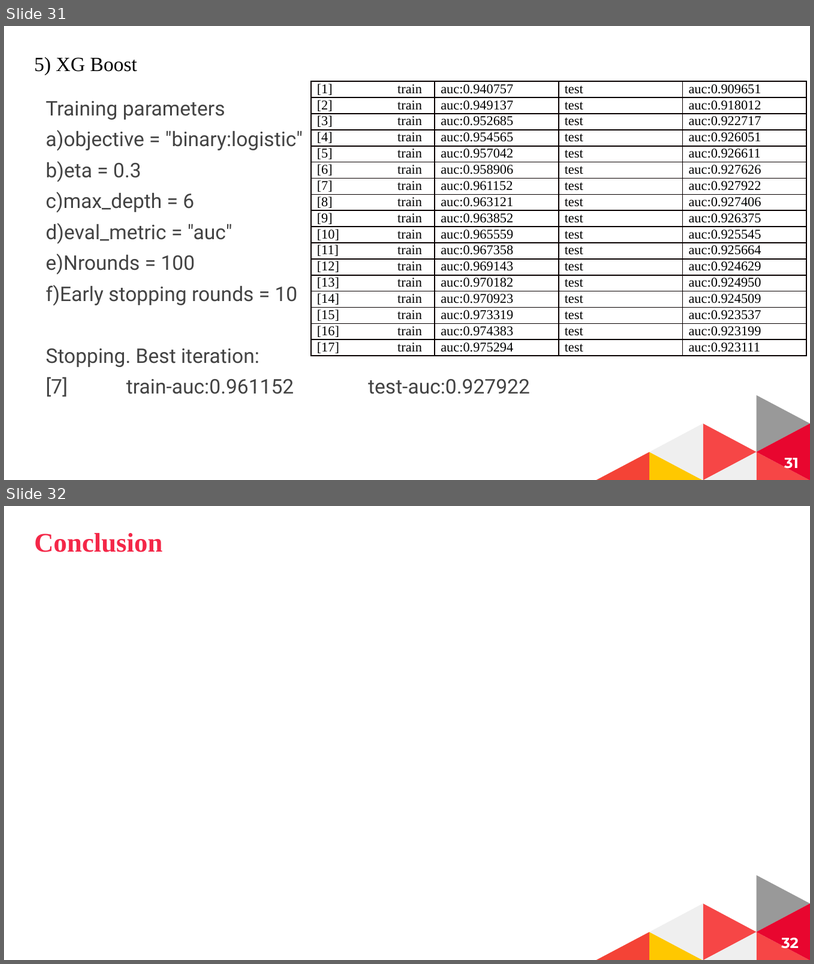
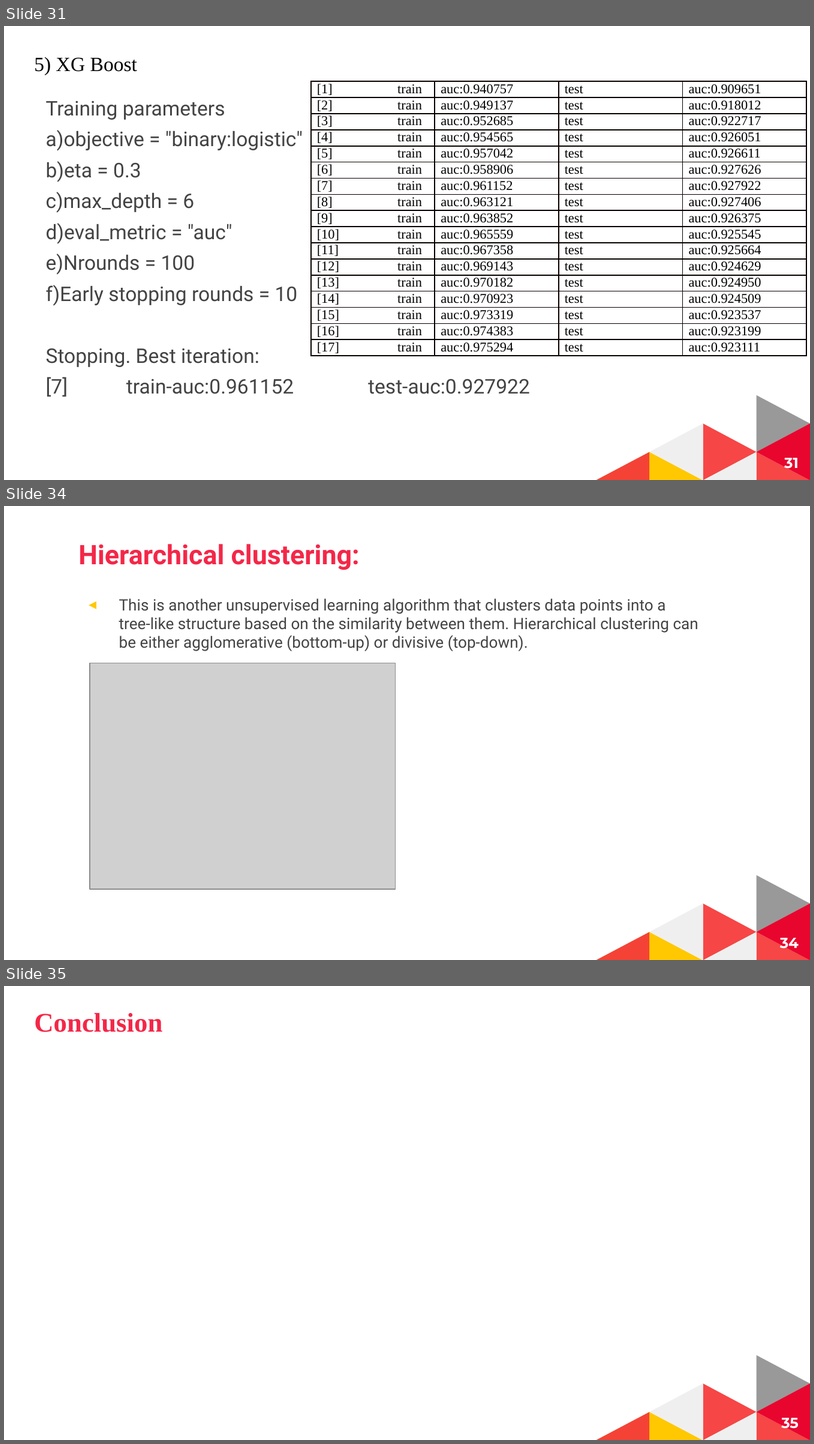
Before and after one commit to karthikkaiplody/DPA-Project, a slide deck: presentation/ppt.pptx. Shown one above the other, each under a label of ours: slides 31 and 32 before the commit, slides 31, 34 and 35 after it; the slides between them are not shown. The pictures are 814x964 and 814x1444 pixels, drawn with LibreOffice and Linux fonts; fonts in the diff are those of the drawing; grey boxes stand for pictures; background and template pictures are left out. Boxes give left, top, right and bottom in pixels: in the first picture for what was removed or moved away, otherwise in the second. Text is boxed around its words. In the diff, an @@ line names an element or a change of style, - is before the commit and + after.

```diff
--- a/presentation/ppt.pptx
+++ b/presentation/ppt.pptx
@@ slide 34 added at box(4, 506, 810, 960), background #FFFFFF; not listed: 8 template elements that a slide beside it also shows @@
@@ title added at box(78, 544, 360, 570), 24 pt, text #F42748, bold @@
+Hierarchical clustering:
@@ text added at box(119, 598, 699, 651), 14 pt, text #434343 @@
+◂ This is another unsupervised learning algorithm that clusters data points into a tree-like structure based on the similarity between them. Hierarchical clustering can be either agglomerative (bottom-up) or divisive (top-down).
@@ picture added at box(89, 663, 395, 889) @@
@@ page number added at box(780, 937, 799, 951), 13 pt, text #FFFFFF, bold @@
+34
@@ what was slide 32 is now slide 35 @@
@@ page number at box(782, 1417, 799, 1431): text changed @@
-32
+35
```
Also in this commit, not shown: 2 slides changed, 2 other slides added.
